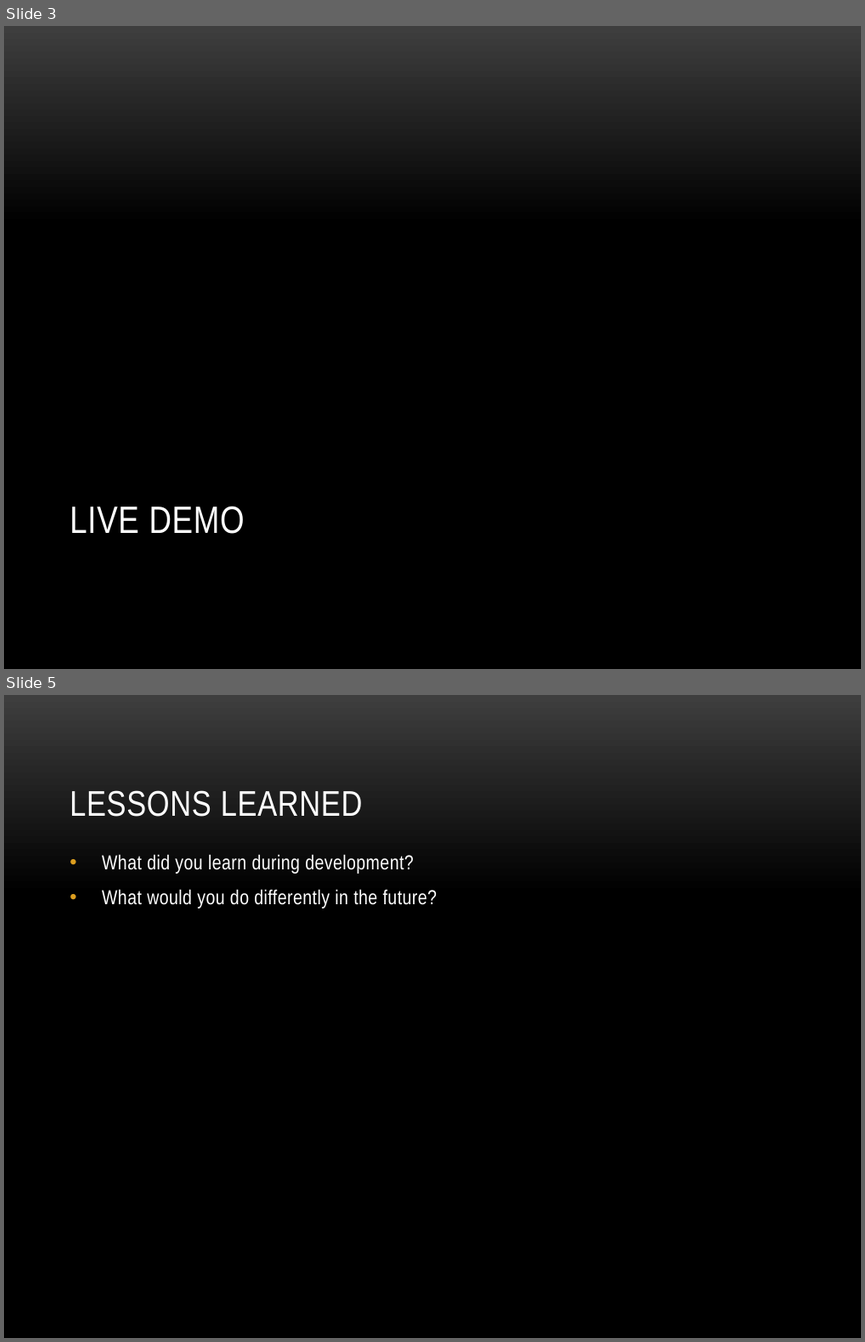
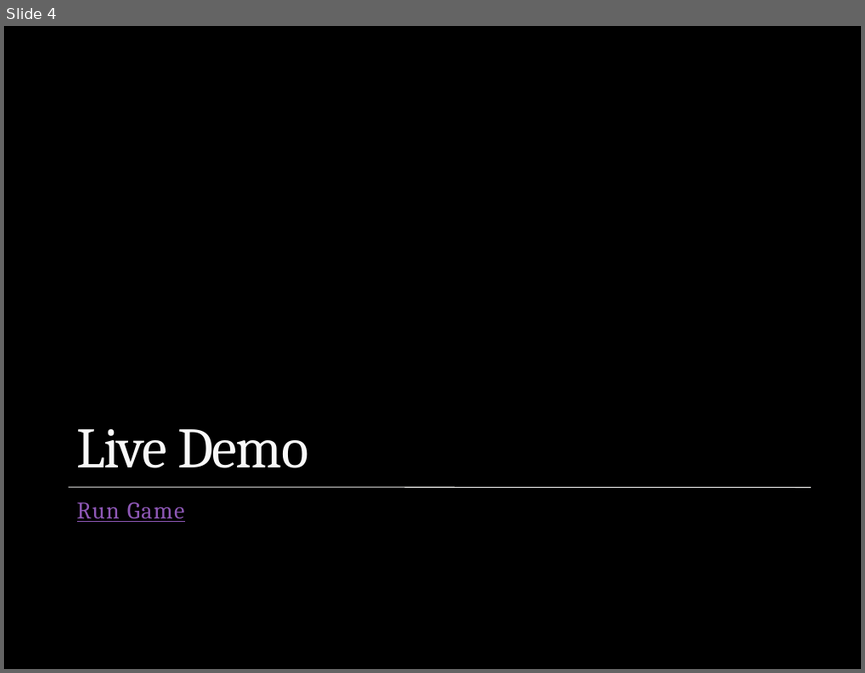
Before and after one commit to dwinings/Grow, a slide deck: CS325 Final Presentation Outline.pptx. Shown one above the other, each under a label of ours: slides 3 and 5 before the commit, slide 4 after it; the slides between them are not shown. The pictures are 865x1342 and 865x673 pixels, drawn with LibreOffice and Linux fonts; fonts in the diff are those of the drawing; background and template pictures are left out. Boxes give left, top, right and bottom in pixels: in the first picture for what was removed or moved away, otherwise in the second. Text is boxed around its words. In the diff, an @@ line names an element or a change of style, - is before the commit and + after.

```diff
--- a/CS325 Final Presentation Outline.pptx
+++ b/CS325 Final Presentation Outline.pptx
@@ slide 5 removed at (4,695,861,1338), background picture (left out) @@
@@ title removed at (69,790,363,817) @@
-LESSONS LEARNED
@@ text removed at (102,854,437,908) @@
-• What did you learn during development?
-• What would you do differently in the future?
@@ what was slide 3 is now slide 4 @@
@@ slide 4 changed as well @@
@@ background gradient #3F3F3F to #000000 to picture (left out) @@
@@ title "Live Demo" at (77,429,308,468): vertical alignment top to bottom @@
@@ title at (77,429,308,468): text changed; size 32 to 48 pt; font Arial Narrow to Cambria; text colour #FFFFFF to #F9F9F9 @@
-LIVE DEMO
+Live Demo
@@ line added from (69, 487) to (812, 487), #E9E9E8 0.75 pt @@
@@ text added at (77,502,185,522), 20 pt, text #8E58B6, underline @@
+Run Game
```
Also in this commit, not shown: 7 slides added, 5 other slides removed.
